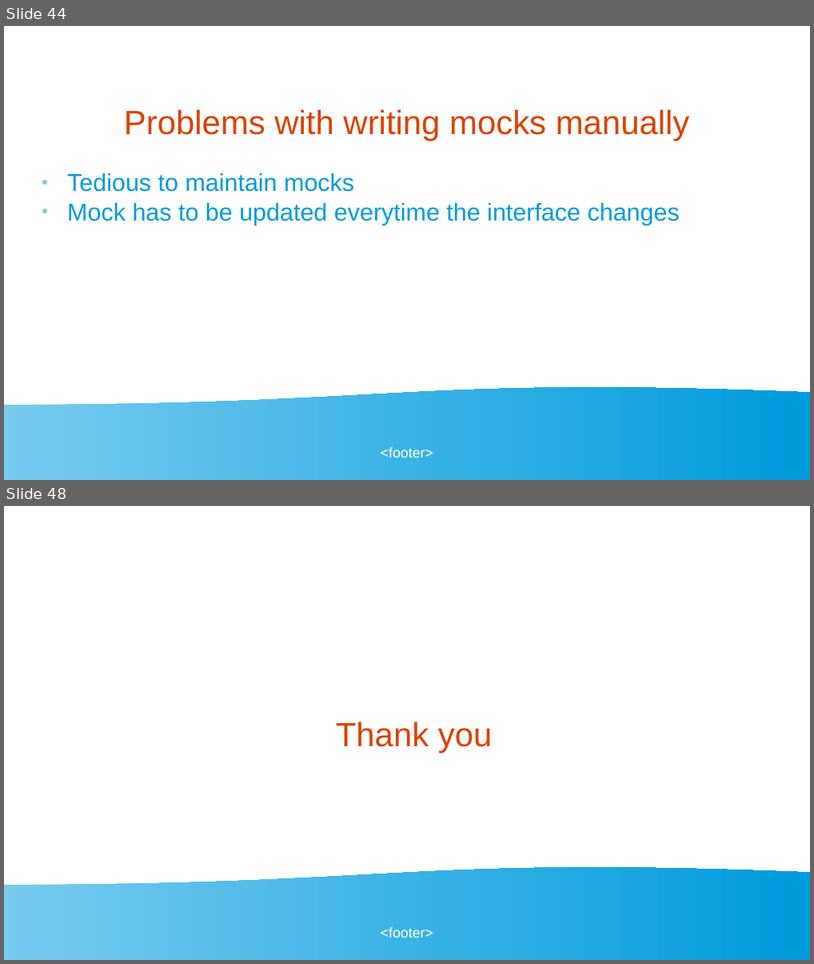
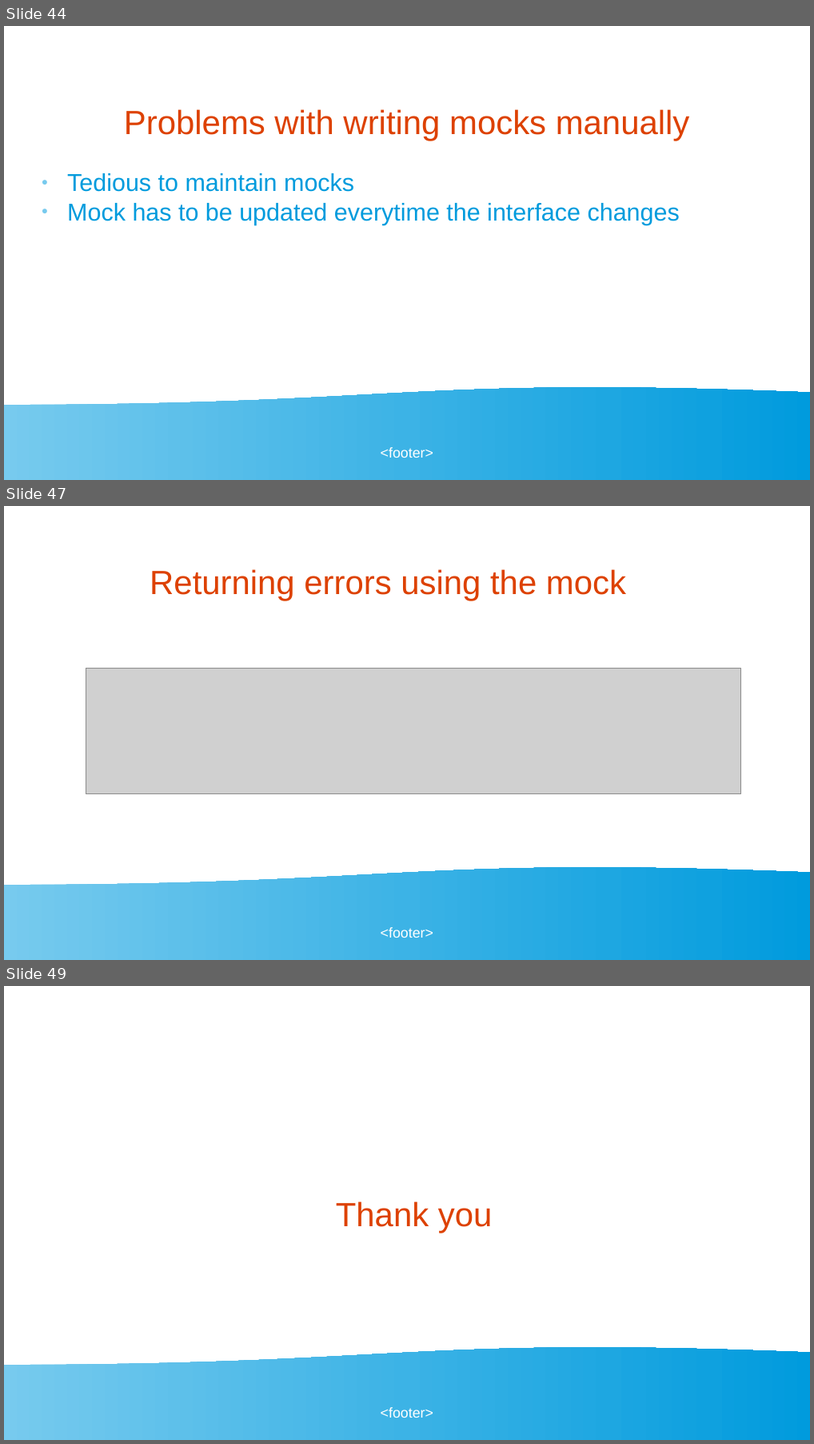
Before and after one commit to golangbot/gophercon-uk-2025-talk, a slide deck: Presentation.odp. Shown one above the other, each under a label of ours: slides 44 and 48 before the commit, slides 44, 47 and 49 after it; the slides between them are not shown. The pictures are 814x964 and 814x1444 pixels, drawn with LibreOffice and Linux fonts; fonts in the diff are those of the drawing; grey boxes stand for pictures. Boxes give left, top, right and bottom in pixels: in the first picture for what was removed or moved away, otherwise in the second. Text is boxed around its words. In the diff, an @@ line names an element or a change of style, - is before the commit and + after.

```diff
--- a/Presentation.odp
+++ b/Presentation.odp
@@ slide 47 added at [4,506,810,960], background #FFFFFF; not listed: 2 template elements that a slide beside it also shows @@
@@ title added at [150,569,626,600], 33 pt, text #DD4100 @@
+Returning errors using the mock
@@ picture added at [86,668,742,794] @@
@@ what was slide 48 is now slide 49 @@
```
Also in this commit, not shown: 2 slides changed, 1 other slide added, 1 slide removed.
